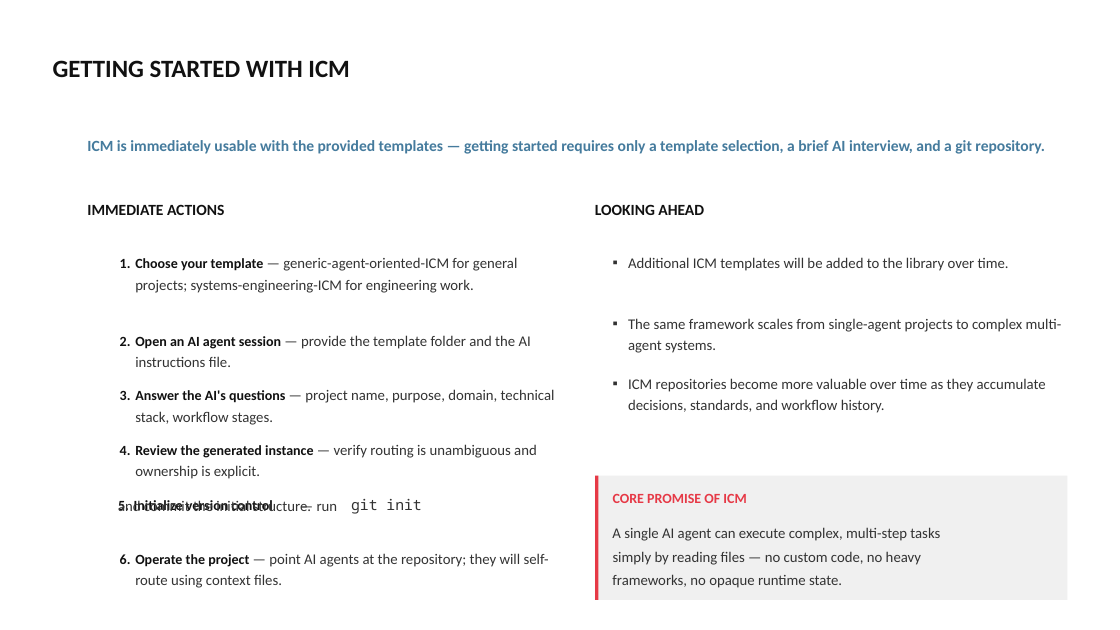
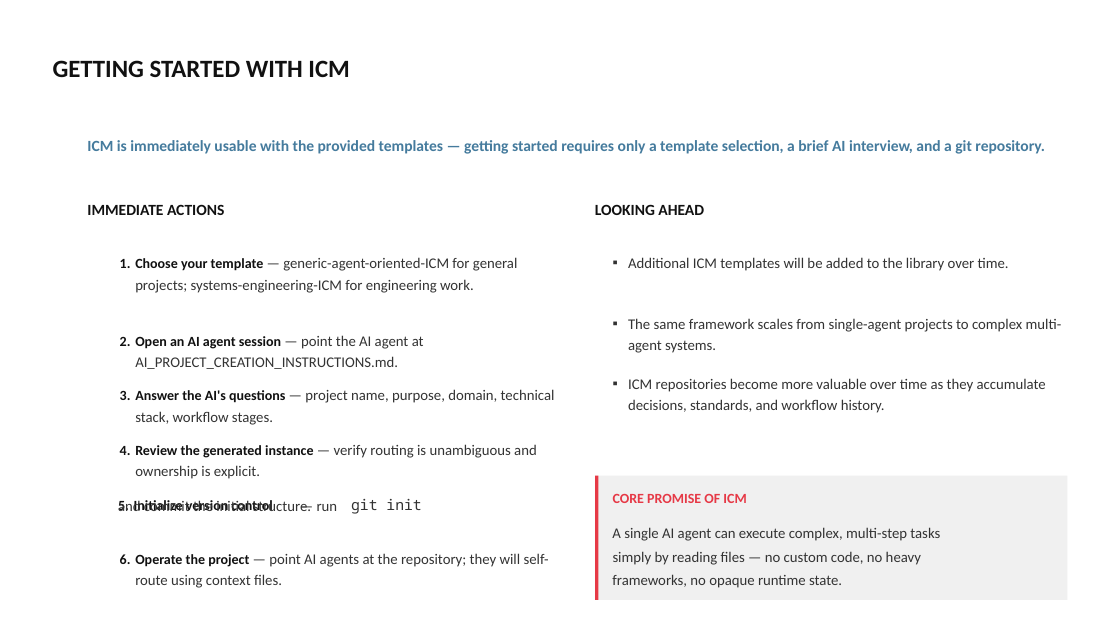
Before and after one commit to NathanForster/ICM, a slide deck: slide 12 of Interpretable_Context_Methodology_(ICM).pptx. Drawn at 1120x630 pixels with LibreOffice and Linux fonts; fonts in the diff are those of the drawing; background and template pictures are left out. Boxes give left, top, right and bottom in pixels: in the first picture for what was removed or moved away, otherwise in the second. Text is boxed around its words. In the diff, an @@ line names an element or a change of style, - is before the commit and + after.

```diff
--- a/Interpretable_Context_Methodology_(ICM).pptx
+++ b/Interpretable_Context_Methodology_(ICM).pptx
@@ text at (135, 335, 424, 369): text changed @@
-2. Open an AI agent session — provide the template folder and the AI instructions file.
+2. Open an AI agent session — point the AI agent at AI_PROJECT_CREATION_INSTRUCTIONS.md.
```
Also in this commit, not shown: 1 other slide changed.
